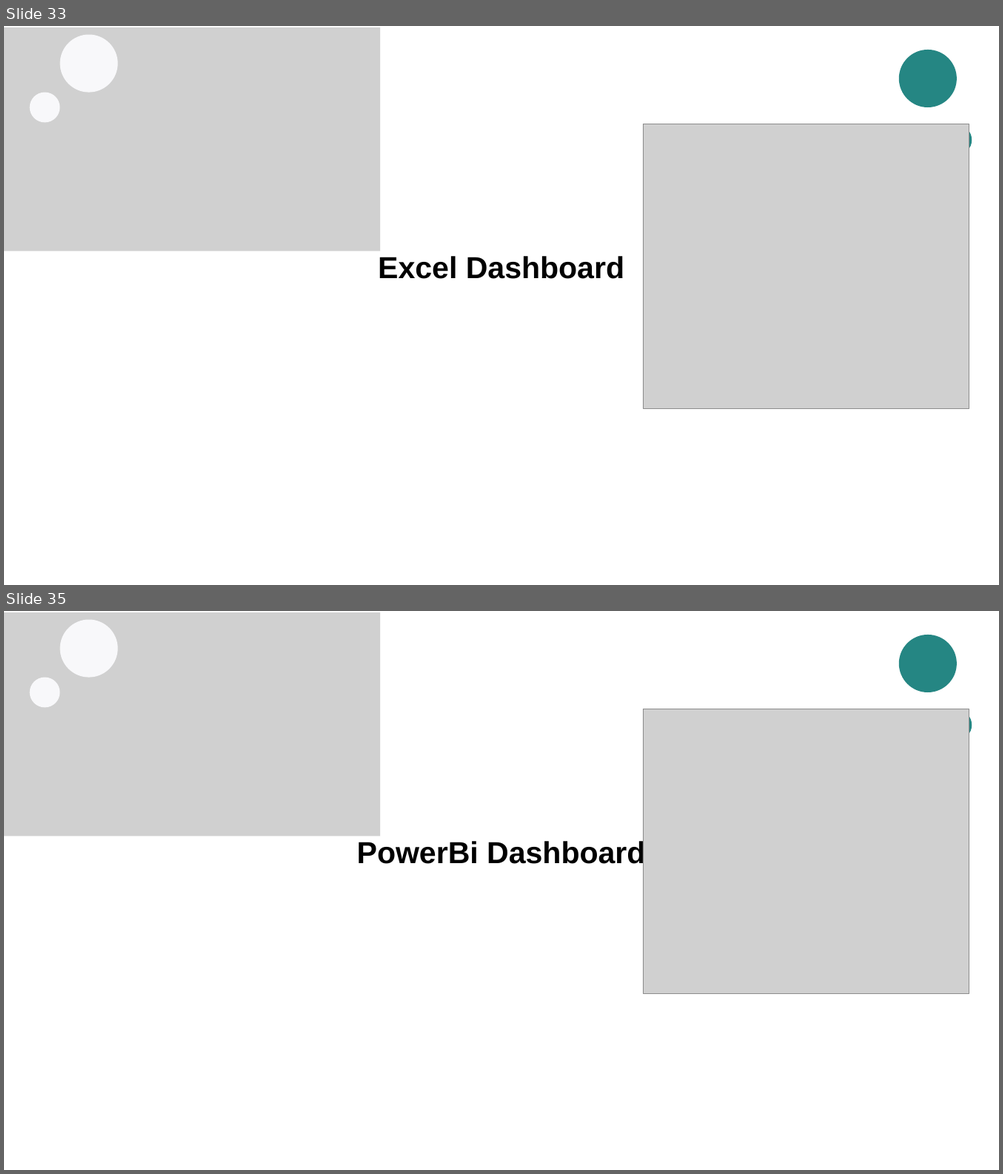
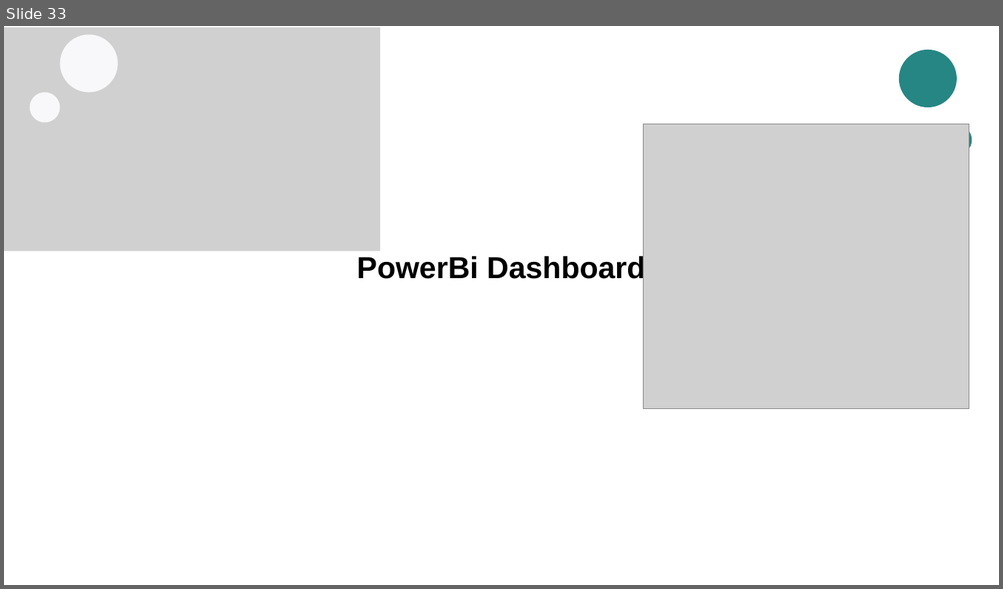
Before and after one commit to AHM123ED2/YAT401A_CAI2_DAT2_G7DEPI2_GROUP3HR, a slide deck: Human Resources Data analyiss final.pptx. Shown one above the other, each under a label of ours: slides 33 and 35 before the commit, slide 33 after it; the slides between them are not shown. The pictures are 1003x1174 and 1003x589 pixels, drawn with LibreOffice and Linux fonts; fonts in the diff are those of the drawing; grey boxes stand for pictures. Boxes give left, top, right and bottom in pixels: in the first picture for what was removed or moved away, otherwise in the second. Text is boxed around its words. In the diff, an @@ line names an element or a change of style, - is before the commit and + after.

```diff
--- a/Human Resources Data analyiss final.pptx
+++ b/Human Resources Data analyiss final.pptx
@@ slide 33 removed at (x1=4, y1=26, x2=999, y2=585), background #FFFFFF @@
@@ picture removed at (x1=4, y1=27, x2=380, y2=251) @@
@@ freeform shape removed at (x1=60, y1=34, x2=117, y2=92) @@
@@ freeform shape removed at (x1=899, y1=50, x2=956, y2=107) @@
@@ freeform shape removed at (x1=30, y1=92, x2=60, y2=122) @@
@@ picture removed at (x1=643, y1=124, x2=969, y2=409) @@
@@ freeform shape removed at (x1=942, y1=125, x2=972, y2=156) @@
@@ title removed at (x1=378, y1=256, x2=624, y2=279) @@
-Excel Dashboard
@@ what was slide 35 is now slide 33 @@
```
Also in this commit, not shown: 3 slides changed, 1 other slide removed, 1 other file.
